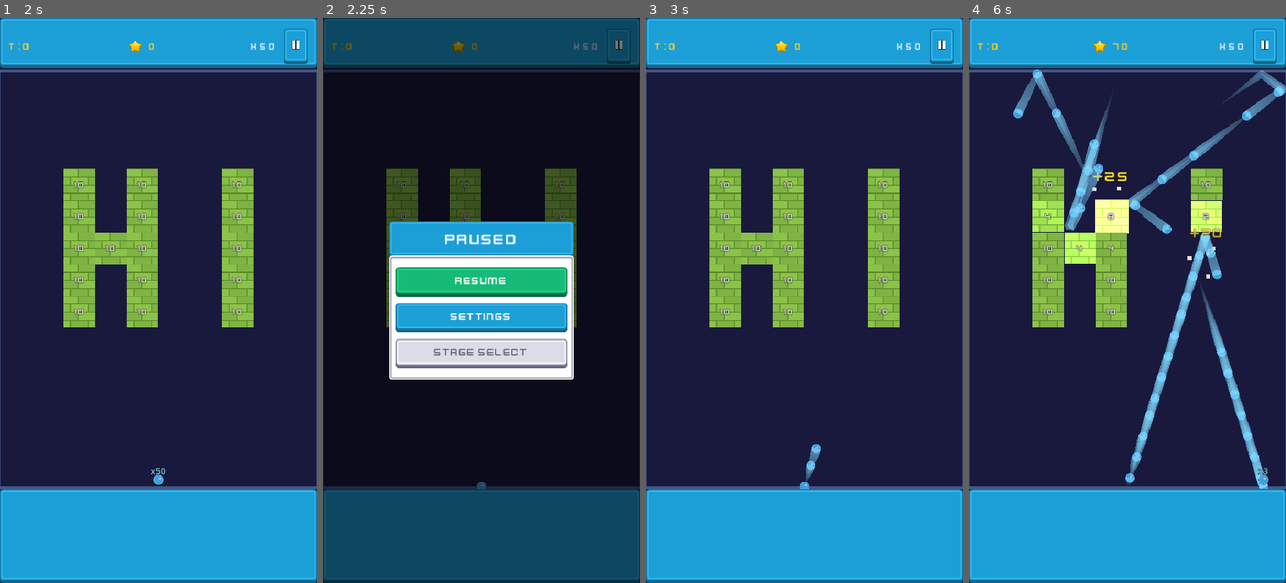
Above: before the commit, frames 1-4 (left to right).
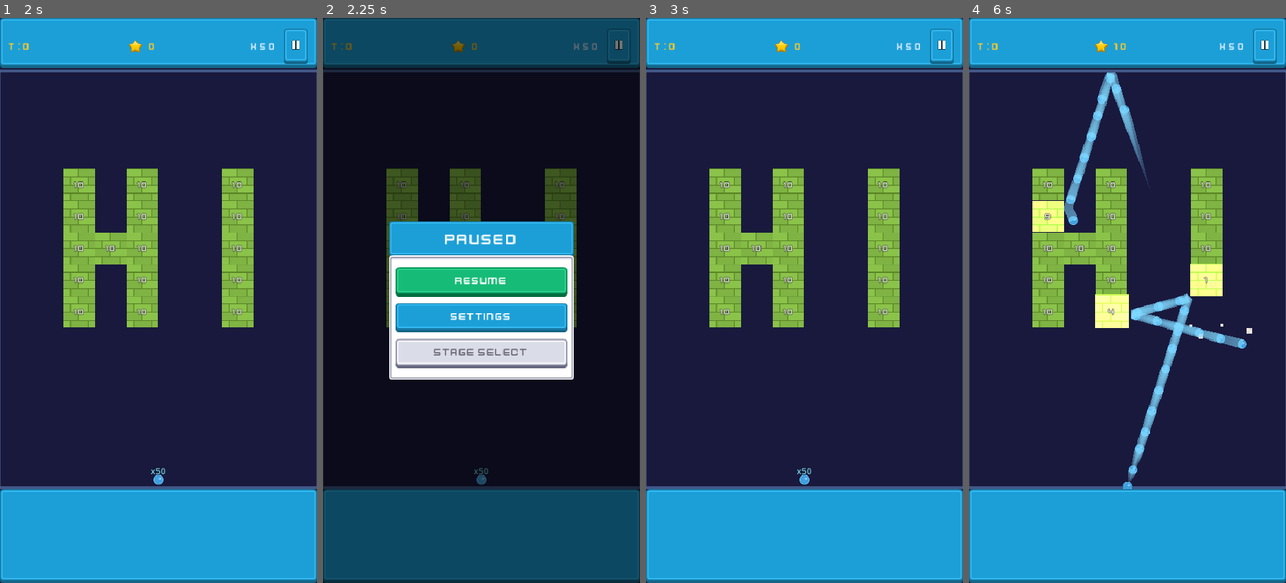
Above: after the commit, the same moments.

Repository: kenny-0114/brick-breaker
Game: Godot game, scene res://scenes/title_screen.tscn
The game is run twice, just before and just after one commit, with the same random seed, the same clock (stepped at 60 frames per second) and the same inputs.
Inputs (mouse positions are in pixels of both pictures, inside the frame that each line leads up to):
- Up to frame 1 (2 s): click "PLAY" at 0.5 s; click (91, 215) at 1.25 s
- Up to frame 2 (2.25 s): click (617, 46) at 2 s
- Up to frame 3 (3 s): click "Resume" at 2.75 s
- Up to frame 4 (6 s): move the mouse to (1197, 272) at 3.52 s; click (1197, 272) at 3.67 s; drag from (1064, 328) to (1127, 492) at 4.27 s; move the mouse to (1159, 176) at 5.02 s; click (1159, 176) at 5.17 s; drag from (1111, 413) to (1032, 215) at 5.77 s

Frame 1 is identical in both runs. In frame 2, less than 0.1% of the frame differs, in the area x 47-53%, y 79-84%; in frame 3, 0.2%; in frame 4, 11%, in the area x 14-100%, y 4-84%.

Commit message:
수정: 코드 리뷰 8건 — 입력 가드, 저장 병합, 좌표계, 셀 크기 하드코딩 등
- launcher: HUD 버튼 클릭 시 발사 방지 (인터랙티브 Control만 차단)
- save_manager: 깊은 병합 + 타입 안전화 (int↔float JSON 호환)
- turn_game_scene: 미사일/락온 마커 position → global_position
- laser_shooter: 셀 크기 48.0 하드코딩 → setup()에서 전달받은 값 사용
- brick: setup() cell_size 기본값 제거, tscn 충돌체 60x28 → 48x48
- game_scene: 비활성 클래식 모드 시그니처 정합성 정리
- gitignore: docs/ 전체 무시 → 개별 파일만 지정

Co-Authored-By: Claude Opus 4.6 (1M context) <noreply@anthropic.com>

Diff:
--- a/scenes/objects/brick.tscn
+++ b/scenes/objects/brick.tscn
@@ -5,7 +5,7 @@
 [ext_resource type="FontFile" path="res://assets/fonts/Kenney Future.ttf" id="3_font"]
 
 [sub_resource type="RectangleShape2D" id="SubResource_shape"]
-size = Vector2(60, 28)
+size = Vector2(48, 48)
 
 [node name="Brick" type="StaticBody2D"]
 script = ExtResource("1_brick")
--- a/scripts/autoload/save_manager.gd
+++ b/scripts/autoload/save_manager.gd
@@ -73,7 +73,22 @@
 
 
 # 파싱된 데이터를 기본값 위에 안전하게 병합한다.
+# 타입이 불일치하면 기본값을 유지하고, Dictionary는 키별로 부분 병합한다.
 func _merge_data(parsed: Dictionary) -> void:
 	for key in data.keys():
-		if parsed.has(key):
-			data[key] = parsed[key]
+		if not parsed.has(key):
+			continue
+		var default_val: Variant = data[key]
+		var parsed_val: Variant = parsed[key]
+		# 타입이 다르면 기본값을 유지한다. (JSON은 숫자를 float으로 파싱하므로 int↔float 허용)
+		if typeof(default_val) != typeof(parsed_val):
+			var is_numeric := typeof(default_val) in [TYPE_INT, TYPE_FLOAT] and typeof(parsed_val) in [TYPE_INT, TYPE_FLOAT]
+			if not is_numeric:
+				push_warning("SaveManager: '%s' 타입 불일치, 기본값 유지" % key)
+				continue
+		# 양쪽 다 Dictionary면 키별로 부분 병합한다.
+		if default_val is Dictionary and parsed_val is Dictionary:
+			for sub_key in (parsed_val as Dictionary).keys():
+				(default_val as Dictionary)[sub_key] = parsed_val[sub_key]
+		else:
+			data[key] = parsed_val
--- a/scripts/game_scene.gd
+++ b/scripts/game_scene.gd
@@ -64,7 +64,7 @@
 		return
 	var data: Dictionary = json.data
 
-	GameManager.start_level(level)
+	GameManager.start_level(level, 1, [20, 15, 10])
 	_ball_speed = float(data.get("ball_speed", 300.0))
 	_remaining_bricks = 0
 
@@ -83,7 +83,7 @@
 			GRID_TOP_OFFSET + row * (brick_width * 0.5 + BRICK_MARGIN)
 		)
 		brick_container.add_child(brick)
-		brick.setup(hp)
+		brick.setup(hp, Vector2(brick_width, brick_width))
 
 		if hp != -1:
 			_remaining_bricks += 1
@@ -101,10 +101,10 @@
 		ball.launch()
 
 
-func _on_brick_destroyed(pos: Vector2, hp: int) -> void:
-	GameManager.add_brick_score(hp)
+func _on_brick_destroyed(pos: Vector2, _item: String = "") -> void:
+	GameManager.add_brick_score()
 	_remaining_bricks -= 1
-	_spawn_particles(pos, hp)
+	_spawn_particles(pos)
 	if randf() < POWERUP_DROP_CHANCE:
 		_spawn_powerup(pos)
 	if _remaining_bricks <= 0:
@@ -112,8 +112,10 @@
 
 
 # 벽돌 조각이 흩어지는 파티클. 정사각형 벽돌 이미지를 텍스처로 사용한다.
-func _spawn_particles(pos: Vector2, hp: int) -> void:
-	var tex: Texture2D = DEBRIS_TEXTURES.get(hp, DEBRIS_TEXTURES[1]) as Texture2D
+func _spawn_particles(pos: Vector2) -> void:
+	# hp 정보 없이 호출되므로 랜덤 파편 색상을 사용한다.
+	var keys: Array = DEBRIS_TEXTURES.keys()
+	var tex: Texture2D = DEBRIS_TEXTURES[keys.pick_random()] as Texture2D
 	var mat := ParticleProcessMaterial.new()
 	mat.direction = Vector3(0, 1, 0)
 	mat.spread = 120.0
--- a/scripts/objects/brick.gd
+++ b/scripts/objects/brick.gd
@@ -62,7 +62,7 @@
 
 
 # 사각형 벽돌 초기화.
-func setup(brick_hp: int, cell_size: Vector2 = Vector2(48, 48)) -> void:
+func setup(brick_hp: int, cell_size: Vector2) -> void:
 	hp = brick_hp
 	_is_triangle = false
 	if hp == -1:
--- a/scripts/objects/laser_shooter.gd
+++ b/scripts/objects/laser_shooter.gd
@@ -17,6 +17,7 @@
 var damage: int = 1
 var dirs: Array = [0]
 var _brick_container: Node2D = null
+var _cell_size: float = 48.0
 
 @onready var shooter_sprite: Sprite2D = $Sprite2D
 @onready var uses_label: Label = $UsesLabel
@@ -28,6 +29,7 @@
 	damage = shooter_damage
 	dirs = shooter_dirs
 	_brick_container = brick_cont
+	_cell_size = cell_size.x
 	_update_texture(cell_size)
 	_update_uses_label()
 
@@ -93,29 +95,29 @@
 	# 방향 벡터 (0=위, 1=오른쪽, 2=아래, 3=왼쪽)
 	var dir_vectors := {0: Vector2(0, -1), 1: Vector2(1, 0), 2: Vector2(0, 1), 3: Vector2(-1, 0)}
 	var step: Vector2 = dir_vectors[dir]
-	var cell_size: float = 48.0
-	# 벽 경계
-	var max_dist: float = 800.0
+	# setup()에서 전달받은 셀 크기를 사용한다.
+	var cs: float = _cell_size
+	var viewport_width: float = get_viewport_rect().size.x
 
 	var bricks_hit: Array = []
 	# 슈터 위치에서 1셀 떨어진 곳부터 스캔 시작 (셀 중앙을 정확히 지남)
-	var scan_pos: Vector2 = global_position + step * cell_size
-	var total_dist: float = cell_size
+	var scan_pos: Vector2 = global_position + step * cs
+	var total_dist: float = cs
 
 	# 셀 단위로 스캔
 	for i in range(20):
 		# 화면 밖 체크
-		if scan_pos.x < 0 or scan_pos.x > 480 or scan_pos.y < 68 or scan_pos.y > 748:
+		if scan_pos.x < 0 or scan_pos.x > viewport_width or scan_pos.y < 68 or scan_pos.y > 748:
 			break
 		# 해당 위치에 벽돌이 있는지 확인
-		var found_brick: Node = _find_brick_at(scan_pos, cell_size * 0.4)
+		var found_brick: Node = _find_brick_at(scan_pos, cs * 0.4)
 		if found_brick:
 			bricks_hit.append(found_brick)
 			if found_brick.hp == -1:
 				break
 		# 다음 셀로 이동
-		scan_pos += step * cell_size
-		total_dist += cell_size
+		scan_pos += step * cs
+		total_dist += cs
 
 	return {"bricks": bricks_hit, "length": total_dist}
 
--- a/scripts/objects/launcher.gd
+++ b/scripts/objects/launcher.gd
@@ -70,10 +70,14 @@
 
 
 func _input(event: InputEvent) -> void:
-	# 터치/마우스 시작
+	# 터치/마우스 시작 — 클릭 가능한 UI 위젯 위의 입력은 무시한다.
 	if event is InputEventScreenTouch and event.pressed:
+		if _is_over_interactive_control():
+			return
 		_start_aiming(event.position)
 	elif event is InputEventMouseButton and event.pressed and event.button_index == MOUSE_BUTTON_LEFT:
+		if _is_over_interactive_control():
+			return
 		_start_aiming(event.position)
 	# 터치/마우스 드래그
 	elif event is InputEventScreenDrag:
@@ -85,6 +89,15 @@
 		_release_aim()
 	elif event is InputEventMouseButton and not event.pressed and event.button_index == MOUSE_BUTTON_LEFT:
 		_release_aim()
+
+
+# 포인터 아래에 클릭 가능한 UI 위젯(Button, Slider 등)이 있는지 확인한다.
+# 장식용 Panel이나 Label은 무시하여 발사 입력을 차단하지 않는다.
+func _is_over_interactive_control() -> bool:
+	var control := get_viewport().gui_get_hovered_control()
+	if control == null:
+		return false
+	return control is BaseButton or control is Slider or control is LineEdit or control is TextEdit
 
 
 # 조준을 시작한다.
--- a/scripts/turn_game_scene.gd
+++ b/scripts/turn_game_scene.gd
@@ -340,11 +340,11 @@
 	marker.texture = CROSSHAIR_TEXTURE
 	marker.scale = Vector2.ZERO
 	marker.z_index = 60
-	marker.position = target.position
 	# 셀 크기에 맞게 마커 크기 조절
 	var tex_size: Vector2 = CROSSHAIR_TEXTURE.get_size()
 	var target_scale: float = _cell_height * 1.2 / tex_size.x
 	brick_container.get_parent().add_child(marker)
+	marker.global_position = target.global_position
 
 	# 지연 후 스케일 펀치 등장 + 회전
 	var tween := create_tween()
@@ -364,7 +364,7 @@
 func _spawn_missile(origin: Vector2, target: StaticBody2D, delay: float) -> void:
 	var missile: Node2D = MISSILE_SCENE.instantiate()
 	missile.global_position = origin
-	missile.setup(target, target.position)
+	missile.setup(target, target.global_position)
 	add_child(missile)
 
 	var tween := create_tween()
Not shown, changed: .gitignore
